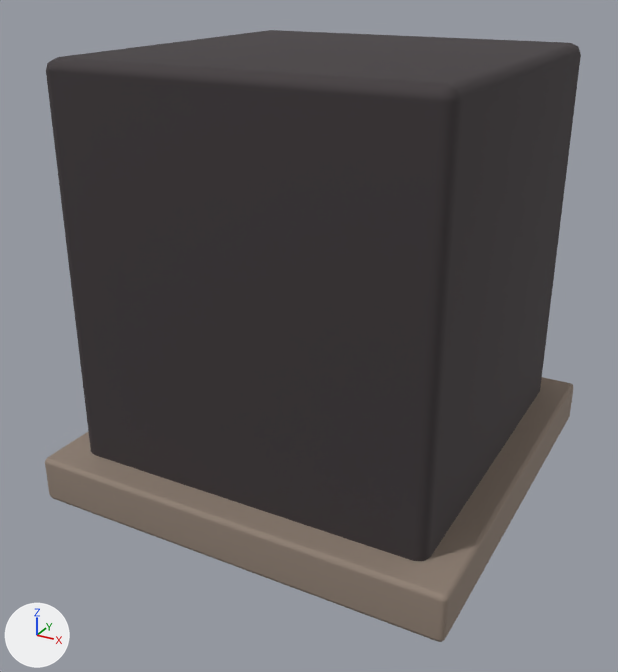
What one commit did to the glTF model godot/campaign/art/structures/uplink-base-1.glb.
One viewpoint serves both versions: a 50 mm camera at (0.859, -1.674, 1.156) aimed at (-0.019, -0.078, 0.358). Arrows for +X, +Y and +Z are at lower left; the lights stay in place. The first picture is the older version. Where no turn or scale is listed for an object, it has been applied to the vertices. Vertices at exactly the same position are counted once.

Names of what the first picture shows: 'uplink_0', 'uplink_1'.
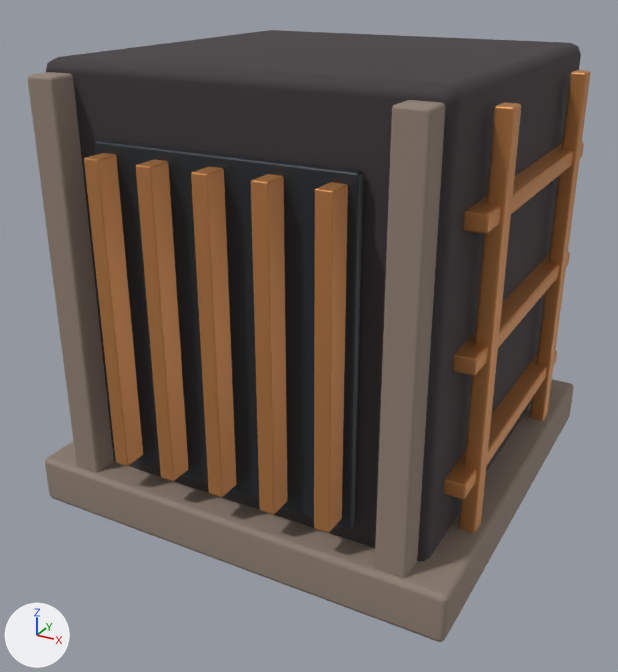
Location of each change, (x1, y1, x2, y2) in pixels of the pictures (618 x 672 px):
'uplink_1', reshaped: before (45, 377, 574, 642); after (28, 72, 574, 642)
'uplink_3', reshaped (not visible before): after (84, 70, 591, 533)
'uplink_2', reshaped (not visible before): after (95, 140, 363, 529)
part 1 of me_cube_001, added (brown): after (28, 72, 114, 472)
part 2 of me_cube_001, added (brown): after (375, 100, 446, 578)
part 4 of me_cube_005, added (orange): after (84, 153, 143, 466)
part 5 of me_cube_005, added (orange): after (136, 159, 188, 481)
part 6 of me_cube_005, added (orange): after (191, 167, 236, 497)
part 7 of me_cube_005, added (orange): after (251, 174, 287, 514)
part 8 of me_cube_005, added (orange): after (314, 182, 348, 533)
part 9 of me_cube_005, added (orange): after (443, 70, 591, 533)
'uplink_0', unchanged, covered by the edit: (46, 30, 581, 561) in both

The change in detail:
me_cube_001 is used by ob_uplink_1; location (0.0, 0.0, 0.0).
me_cube_001 had 168 vertices, 324 faces and spanned x -0.49..0.49, y -0.49..0.49, z 0.0..0.96.
me_cube_001 now has 280 vertices, 540 faces and spans x -0.49..0.49, y -0.49..0.49, z 0.0..0.96.
me_cube_001 part 1: the loose piece of 56 vertices spanning x -0.403..-0.338, y 0.4..0.476, z 0.04..0.96 is copied, and the copy is moved by (0.0, -0.876, 0.0); it spans x -0.403..-0.338, y -0.476..-0.401, z 0.04..0.96.
me_cube_001 part 2: the loose piece of 56 vertices spanning x 0.338..0.403, y 0.4..0.476, z 0.04..0.96 is copied, and the copy is moved by (0.0, -0.876, 0.0); it spans x 0.338..0.403, y -0.476..-0.401, z 0.04..0.96.
me_cube_004 is used by ob_uplink_2; location (0.0, 0.0, 0.0).
me_cube_004 had 56 vertices, 108 faces and spanned x -0.275..0.275, y 0.425..0.449, z 0.155..0.845.
me_cube_004 now has 112 vertices, 216 faces and spans x -0.275..0.275, y -0.449..0.449, z 0.155..0.845.
me_cube_004 part 3: the loose piece of 56 vertices spanning x -0.275..0.275, y 0.425..0.449, z 0.155..0.845 is copied, and the copy is moved by (0.0, -0.874, 0.0); it spans x -0.275..0.275, y -0.449..-0.425, z 0.155..0.845.
me_cube_005 is used by ob_uplink_3; location (0.0, 0.0, 0.0).
me_cube_005 had 280 vertices, 540 faces and spanned x -0.257..0.257, y 0.445..0.501, z 0.175..0.825.
me_cube_005 now has 1120 vertices, 2160 faces and spans x -0.47..0.47, y -0.501..0.501, z 0.06..0.94.
me_cube_005 part 4: the loose piece of 56 vertices spanning x -0.257..-0.223, y 0.445..0.501, z 0.175..0.825 is copied, and the copy is moved by (0.0, -0.946, 0.0); it spans x -0.257..-0.223, y -0.501..-0.446, z 0.175..0.825.
me_cube_005 part 5: the loose piece of 56 vertices spanning x -0.137..-0.103, y 0.445..0.501, z 0.175..0.825 is copied, and the copy is moved by (0.0, -0.946, 0.0); it spans x -0.137..-0.103, y -0.501..-0.446, z 0.175..0.825.
me_cube_005 part 6: the loose piece of 56 vertices spanning x -0.017..0.017, y 0.445..0.501, z 0.175..0.825 is copied, and the copy is moved by (0.0, -0.946, 0.0); it spans x -0.017..0.017, y -0.501..-0.446, z 0.175..0.825.
me_cube_005 part 7: the loose piece of 56 vertices spanning x 0.103..0.137, y 0.445..0.501, z 0.175..0.825 is copied, and the copy is moved by (0.0, -0.946, 0.0); it spans x 0.103..0.137, y -0.501..-0.446, z 0.175..0.825.
me_cube_005 part 8: the loose piece of 56 vertices spanning x 0.223..0.257, y 0.445..0.501, z 0.175..0.825 is copied, and the copy is moved by (0.0, -0.946, 0.0); it spans x 0.223..0.257, y -0.501..-0.446, z 0.175..0.825.
me_cube_005 part 9: 280 vertices added at x 0.417..0.47, y -0.345..0.345, z 0.06..0.94.
Other edits to the shape of me_cube_005 do not show in these pictures.
